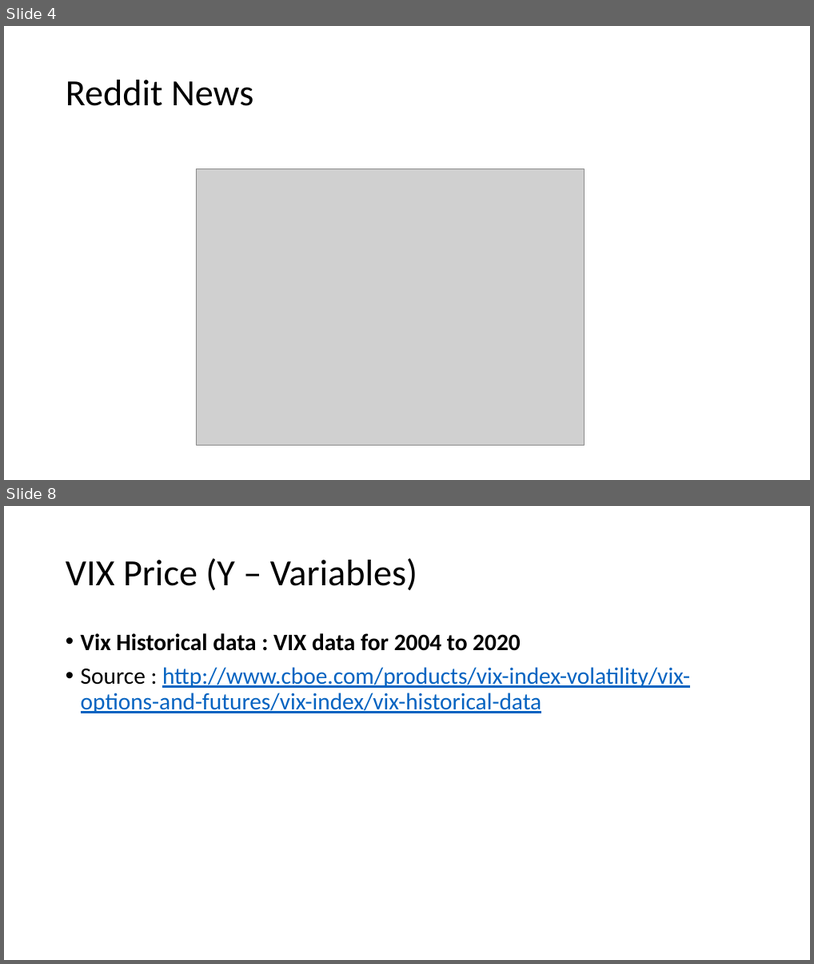
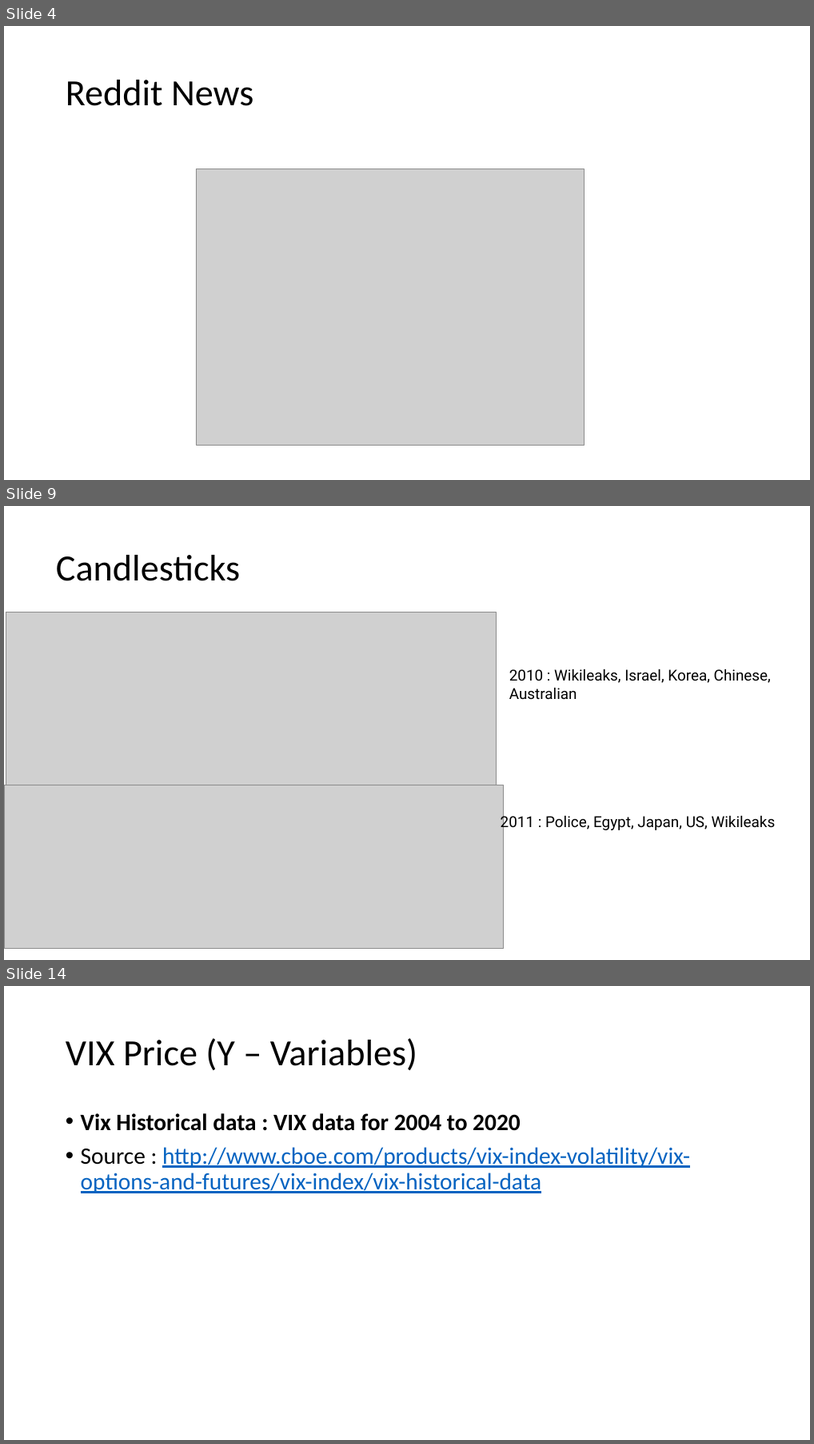
Before and after one commit to derrickhoe1988/Capstone-project, a slide deck: Capstone.pptx. Shown one above the other, each under a label of ours: slides 4 and 8 before the commit, slides 4, 9 and 14 after it; the slides between them are not shown. The pictures are 814x964 and 814x1444 pixels, drawn with LibreOffice and Linux fonts; fonts in the diff are those of the drawing; grey boxes stand for pictures. Boxes give left, top, right and bottom in pixels: in the first picture for what was removed or moved away, otherwise in the second. Text is boxed around its words. In the diff, an @@ line names an element or a change of style, - is before the commit and + after.

```diff
--- a/Capstone.pptx
+++ b/Capstone.pptx
@@ slide 9 added at (4, 506, 810, 960), background #FFFFFF @@
@@ title added at (56, 555, 240, 581), 44 pt, text #000000 @@
+Candlesticks
@@ picture added at (6, 612, 497, 789) @@
@@ text added at (510, 668, 771, 699), 18 pt, text #000000 @@
+2010 : Wikileaks, Israel, Korea, Chinese, Australian
@@ picture added at (4, 785, 504, 948) @@
@@ text added at (501, 813, 776, 832), 18 pt, text #000000 @@
+2011 : Police, Egypt, Japan, US, Wikileaks
@@ what was slide 8 is now slide 14 @@
```
Also in this commit, not shown: 2 slides changed, 6 other slides added, 1 slide removed, 4 other files.
